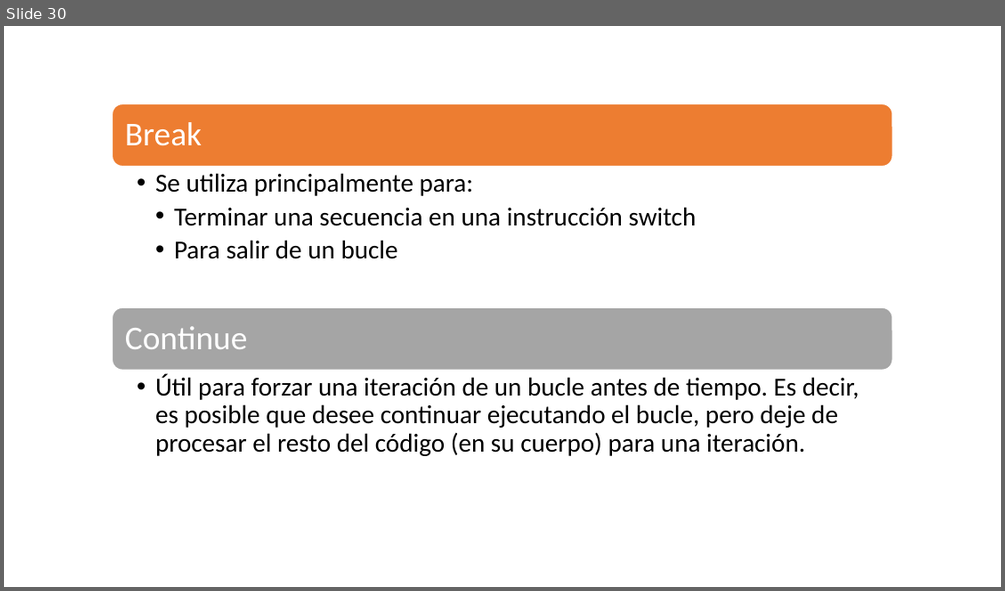
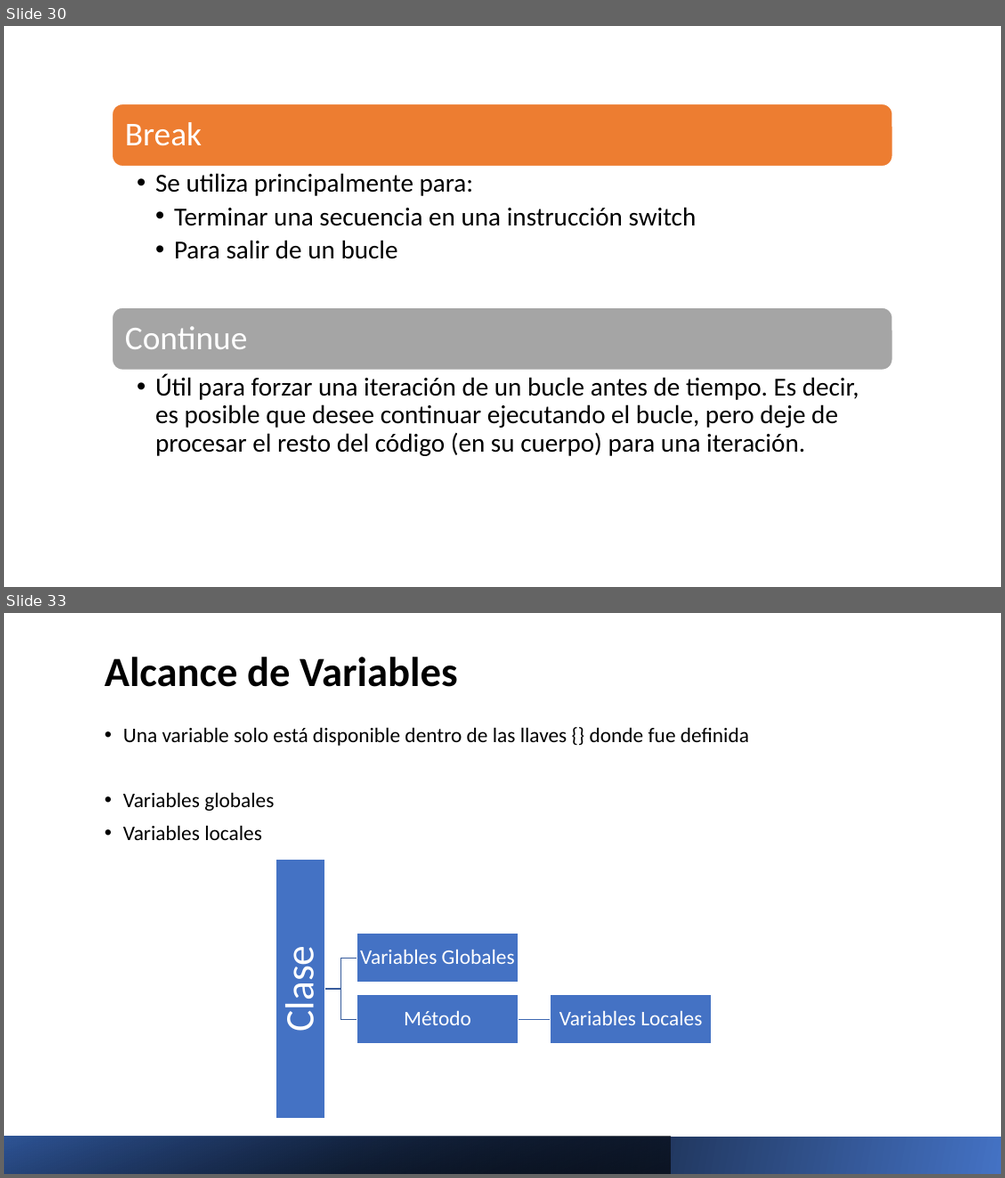
Before and after one commit to Charris1904/automation-qa-sessions, a slide deck: files/1. Java.pptx. Shown one above the other, each under a label of ours: slide 30 before the commit, slides 30 and 33 after it; the slides between them are not shown. The pictures are 1005x591 and 1005x1178 pixels, drawn with LibreOffice and Linux fonts; fonts in the diff are those of the drawing. Boxes give left, top, right and bottom in pixels: in the first picture for what was removed or moved away, otherwise in the second. Text is boxed around its words. In the diff, an @@ line names an element or a change of style, - is before the commit and + after.

```diff
--- a/files/1. Java.pptx
+++ b/files/1. Java.pptx
@@ slide 33 added at box(4, 613, 1001, 1174), background #FFFFFF @@
@@ title added at box(105, 657, 457, 687), 40 pt, text #000000, bold @@
+Alcance de Variables
@@ text added at box(123, 727, 749, 840), 20 pt, text #000000 @@
+• Una variable solo está disponible dentro de las llaves {} donde fue definida
+• Variables globales
+• Variables locales
@@ group added at box(275, 859, 712, 1118): 4 rectangles, 4 texts, 3 freeform shapes @@
+Clase
+Variables Globales
+Método
+Variables Locales
@@ rectangle added at box(4, 1136, 1001, 1174), fill gradient #4472C4 to #000000 @@
@@ rectangle added at box(4, 1136, 671, 1174), fill gradient #000000 to #2F5597 @@
```
Also in this commit, not shown: 3 other slides added, 11 other files.
